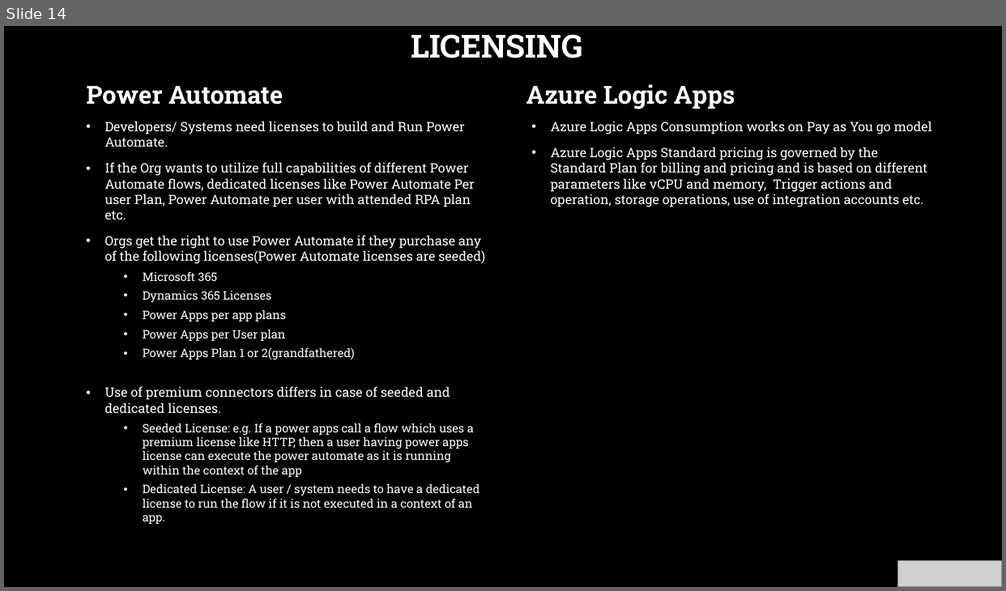
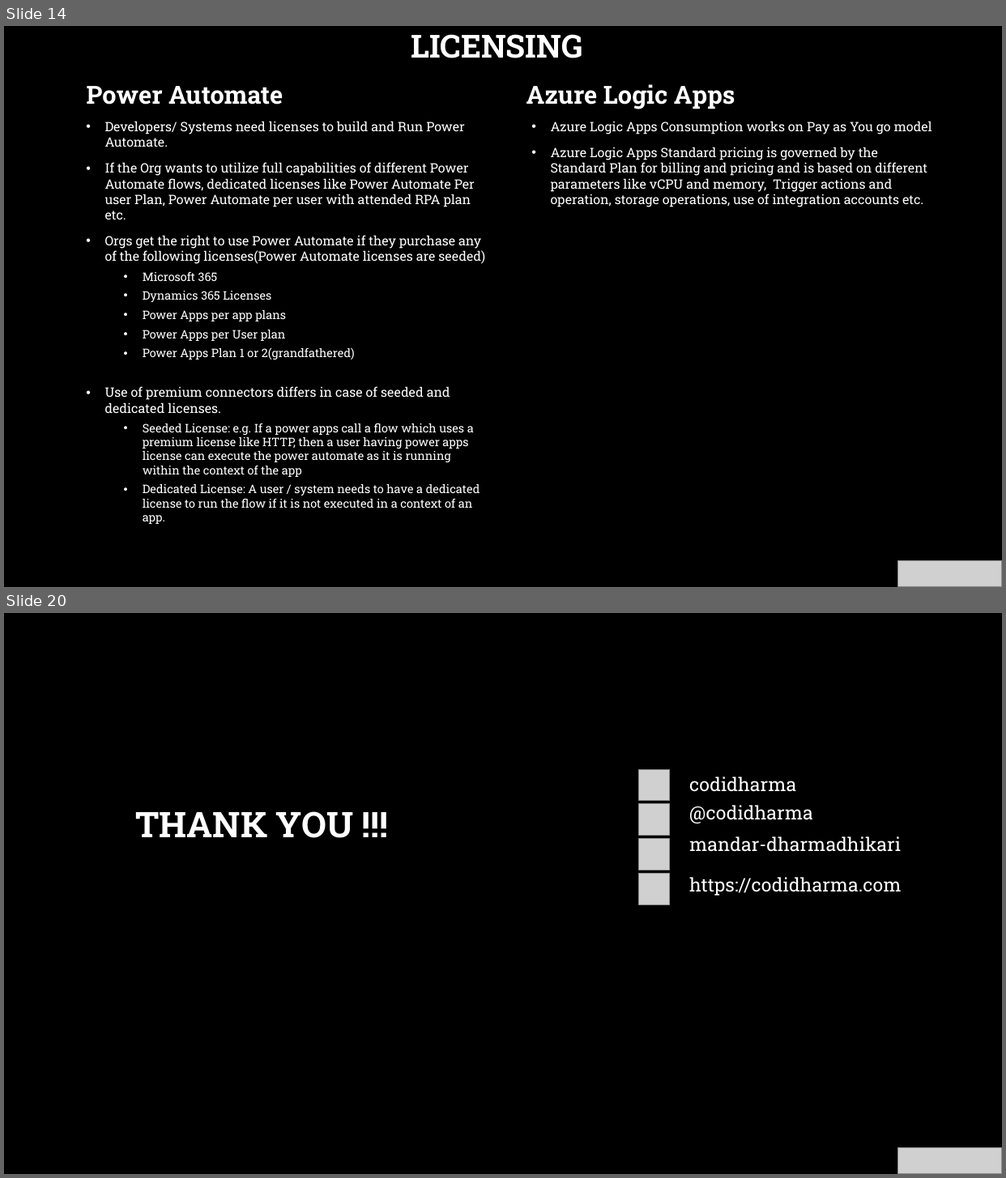
Before and after one commit to codidharma/presentations, a slide deck: 2022/LogicAppsVPowerAutomate.pptx. Shown one above the other, each under a label of ours: slide 14 before the commit, slides 14 and 20 after it; the slides between them are not shown. The pictures are 1006x591 and 1006x1178 pixels, drawn with LibreOffice and Linux fonts; fonts in the diff are those of the drawing; grey boxes stand for pictures; background and template pictures are left out. Boxes give left, top, right and bottom in pixels: in the first picture for what was removed or moved away, otherwise in the second. Text is boxed around its words. In the diff, an @@ line names an element or a change of style, - is before the commit and + after.

```diff
--- a/2022/LogicAppsVPowerAutomate.pptx
+++ b/2022/LogicAppsVPowerAutomate.pptx
@@ slide 20 added at (4, 613, 1002, 1174), background picture (left out) @@
@@ title added at (135, 811, 353, 838), 34 pt, text #FFFFFF, bold @@
+THANK YOU !!!
@@ group added at (639, 769, 901, 905): 4 pictures, 4 texts @@
+codidharma
+@codidharma
+mandar-dharmadhikari
+https://codidharma.com
@@ picture added at (898, 1148, 1002, 1174) @@
```
Also in this commit, not shown: 6 slides changed, 4 other slides added, 1 slide removed.
